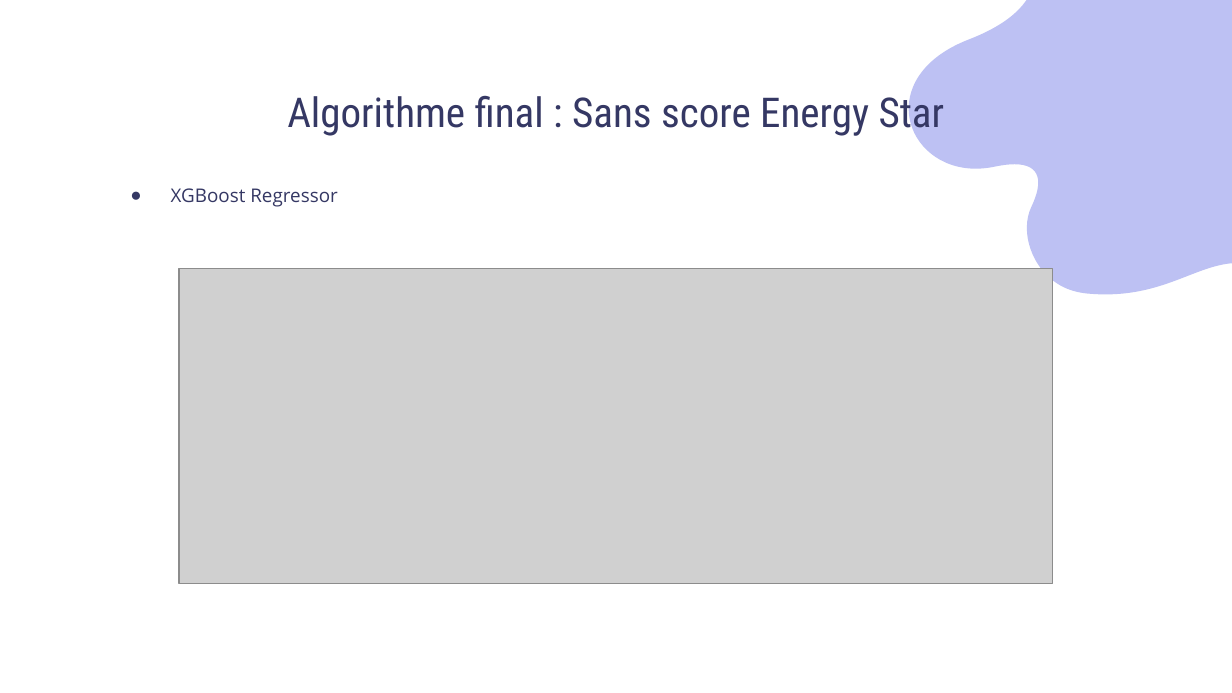
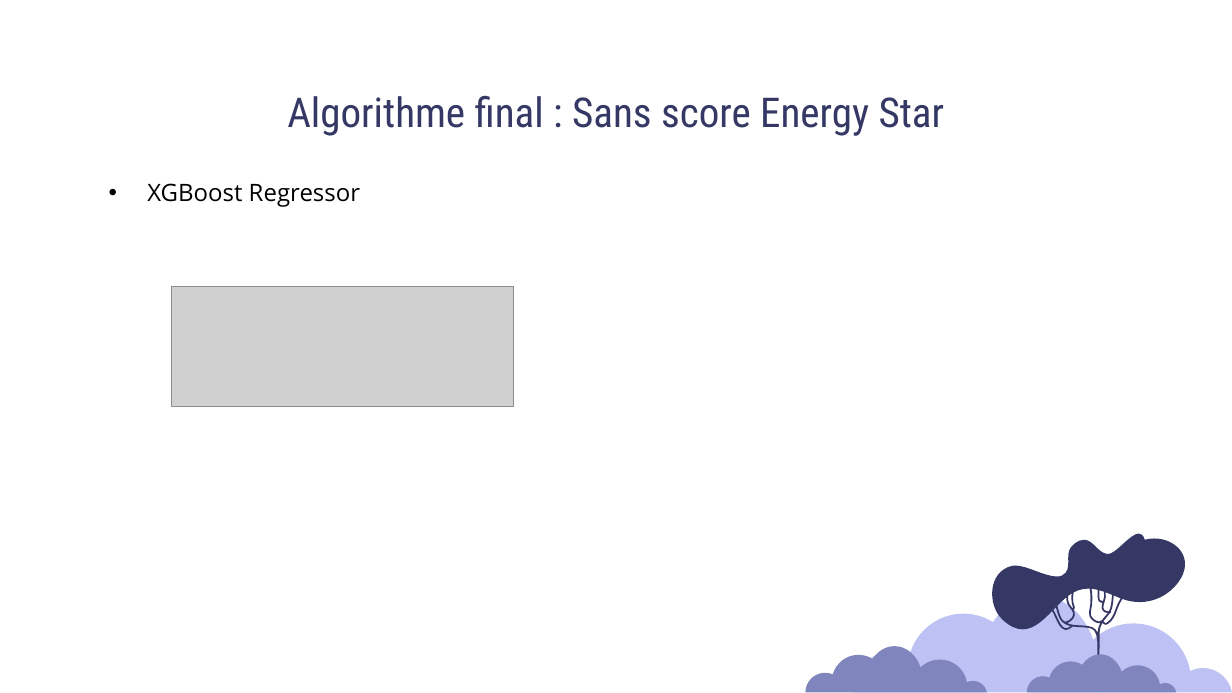
Before and after one commit to Sylvariane/Anticipez_les_besoins_en_electricite, a slide deck: slide 25 of Pélec_03_presentation.pptx (slide 22 before the commit). Drawn at 1232x693 pixels with LibreOffice and Linux fonts; fonts in the diff are those of the drawing; grey boxes stand for pictures. Boxes give left, top, right and bottom in pixels: in the first picture for what was removed or moved away, otherwise in the second. Text is boxed around its words. In the diff, an @@ line names an element or a change of style, - is before the commit and + after.

```diff
--- a/Pélec_03_presentation.pptx
+++ b/Pélec_03_presentation.pptx
@@ freeform shape removed at [872, 0, 1232, 294] @@
@@ title "Algorithme final : Sans score ..." rewrapped from [287, 89, 945, 137] to [287, 96, 945, 136] @@
@@ text "XGBoost Regressor" at [147, 183, 360, 207]: size 11 to 14 pt, text colour #353864 to #000000; bullet ● to •; bullet colour #353864 to #000000 @@
@@ picture removed at [179, 269, 1052, 584] @@
@@ picture added at [171, 286, 514, 407] @@
@@ group added at [806, 533, 1232, 692]: 4 freeform shapes @@
```
Also in this commit, not shown: 12 other slides changed, 7 slides added, 1 slide removed, 2 other files.
